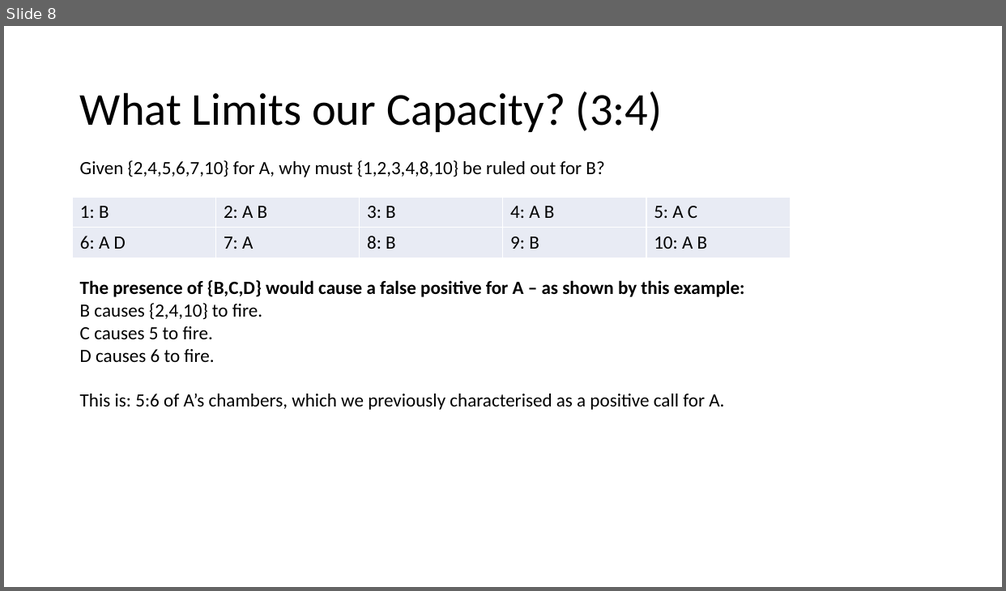
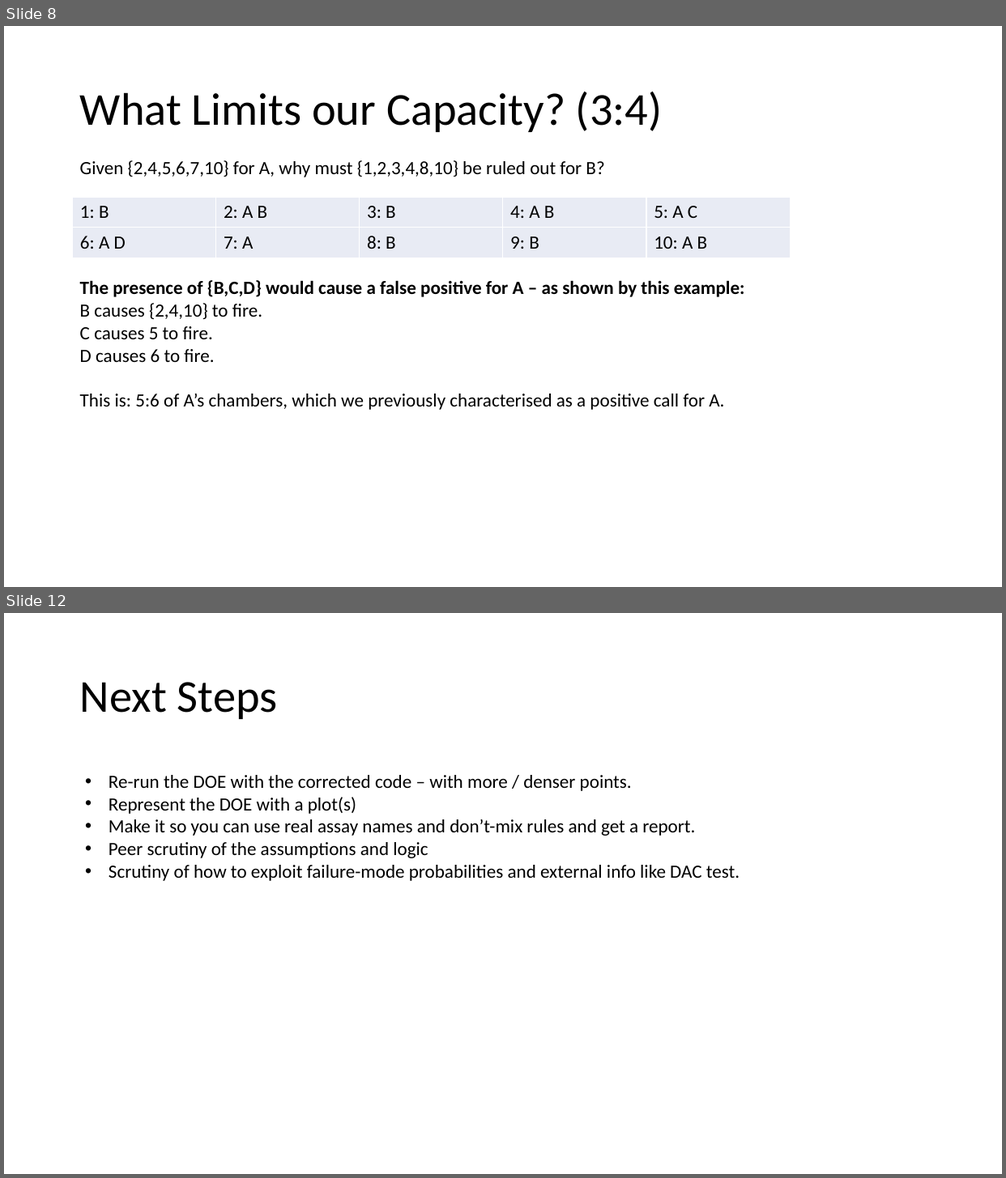
Before and after one commit to pete-dnae/assay-alloc, a slide deck: docs/aaa-explainer.pptx. Shown one above the other, each under a label of ours: slide 8 before the commit, slides 8 and 12 after it; the slides between them are not shown. The pictures are 1006x591 and 1006x1178 pixels, drawn with LibreOffice and Linux fonts; fonts in the diff are those of the drawing. Boxes give left, top, right and bottom in pixels: in the first picture for what was removed or moved away, otherwise in the second. Text is boxed around its words. In the diff, an @@ line names an element or a change of style, - is before the commit and + after.

```diff
--- a/docs/aaa-explainer.pptx
+++ b/docs/aaa-explainer.pptx
@@ slide 12 added at box(4, 613, 1002, 1174), background #FFFFFF @@
@@ title added at box(80, 682, 278, 719), 44 pt, text #000000 @@
+Next Steps
@@ text added at box(108, 775, 739, 881), 18 pt, text #000000 @@
+• Re-run the DOE with the corrected code – with more / denser points.
+• Represent the DOE with a plot(s)
+• Make it so you can use real assay names and don’t-mix rules and get a report.
+• Peer scrutiny of the assumptions and logic
+• Scrutiny of how to exploit failure-mode probabilities and external info like DAC test.
```
Also in this commit, not shown: 4 slides changed, 2 other files.
